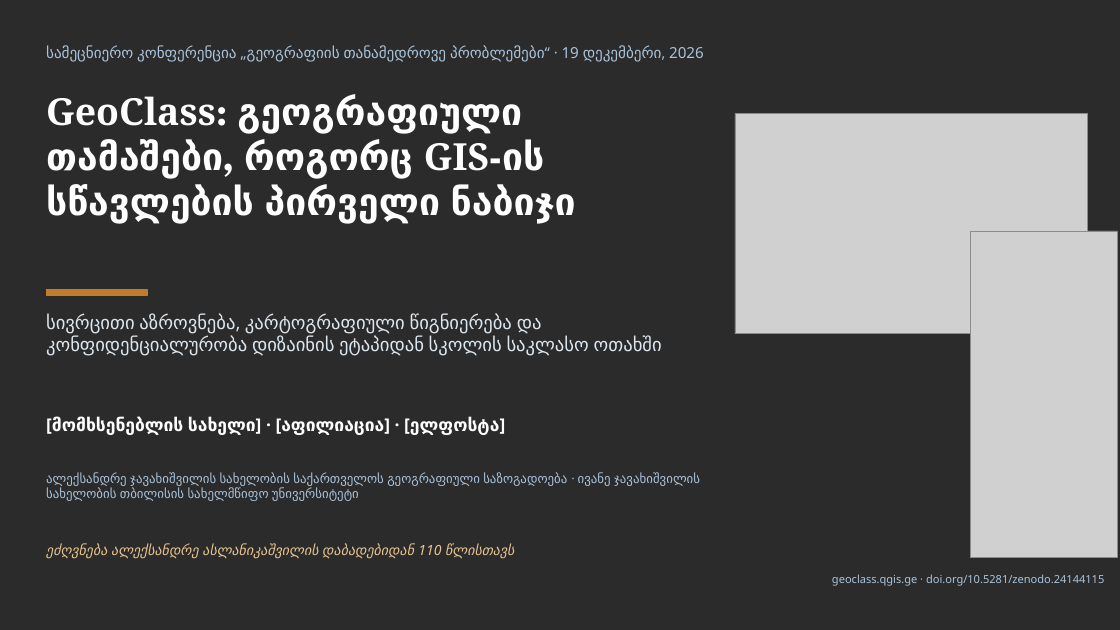
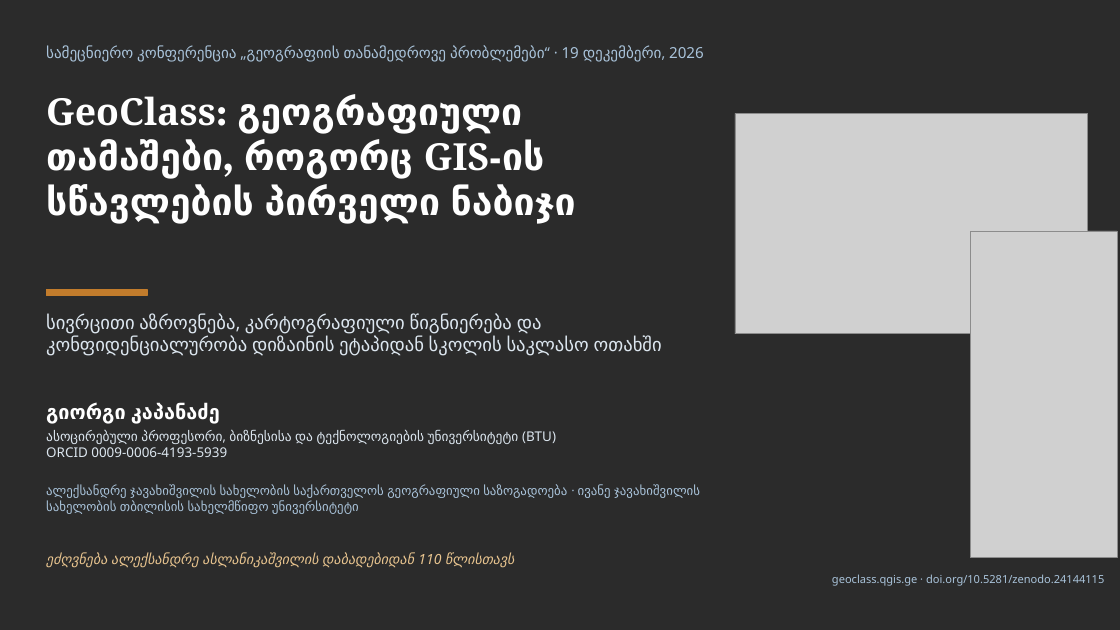
Before and after one commit to GIS-GEORGIA/geoclass, a slide deck: slide 1 of conference_presentation/GeoClass_Conference_KA.pptx. Drawn at 1120x630 pixels with LibreOffice and Linux fonts; fonts in the diff are those of the drawing; grey boxes stand for pictures; background and template pictures are left out; a plain dark background stands for a picture behind light text. Boxes give left, top, right and bottom in pixels: in the first picture for what was removed or moved away, otherwise in the second. Text is boxed around its words. In the diff, an @@ line names an element or a change of style, - is before the commit and + after.

```diff
--- a/conference_presentation/GeoClass_Conference_KA.pptx
+++ b/conference_presentation/GeoClass_Conference_KA.pptx
@@ text added at box(46, 403, 220, 424), 17 pt, text #FFFFFF, bold @@
+გიორგი კაპანაძე
@@ text removed at box(52, 417, 500, 435) @@
-[მომხსენებლის სახელი] · [აფილიაცია] · [ელფოსტა]
@@ text added at box(46, 430, 556, 457), 11.5 pt, text #DCE6EF @@
+ასოცირებული პროფესორი, ბიზნესისა და ტექნოლოგიების უნივერსიტეტი (BTU)
+ORCID 0009-0006-4193-5939
@@ text "ალექსანდრე ჯავახიშვილის სახელობის საქართველოს გეოგრაფიული ...": place and size @@
-text "ალექსანდრე ჯავახიშვილის სახელობის საქართველოს გეოგრაფიული ..." at box(46, 472, 700, 501)
+text "ალექსანდრე ჯავახიშვილის სახელობის საქართველოს გეოგრაფიული ..." at box(46, 485, 700, 514)
@@ text "ეძღვნება ალექსანდრე ასლანიკაშვილის დაბადებიდან 110 ...": place and size @@
-text "ეძღვნება ალექსანდრე ასლანიკაშვილის დაბადებიდან 110 ..." at box(46, 544, 514, 559)
+text "ეძღვნება ალექსანდრე ასლანიკაშვილის დაბადებიდან 110 ..." at box(46, 552, 514, 567)
```
Also in this commit, not shown: 1 other slide changed, 9 other files.
